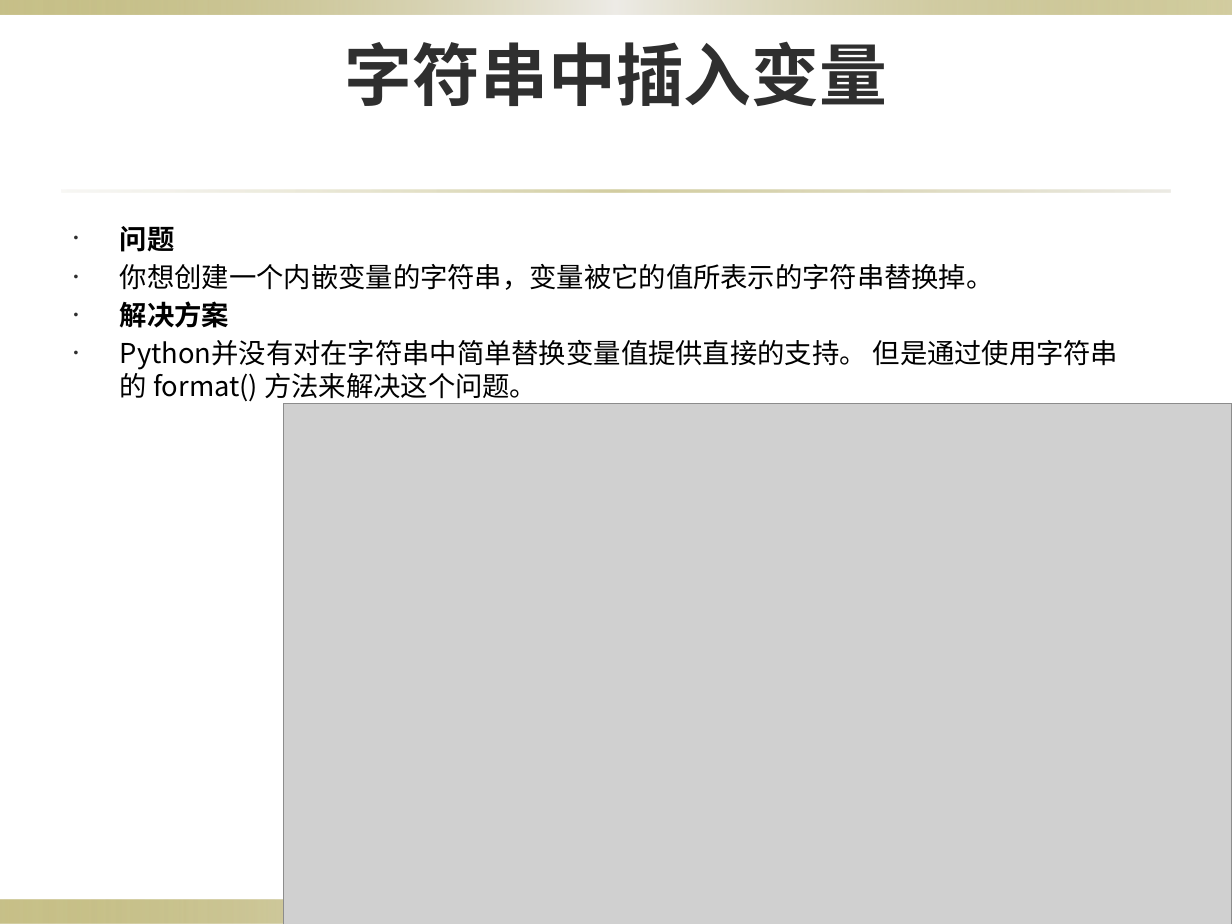
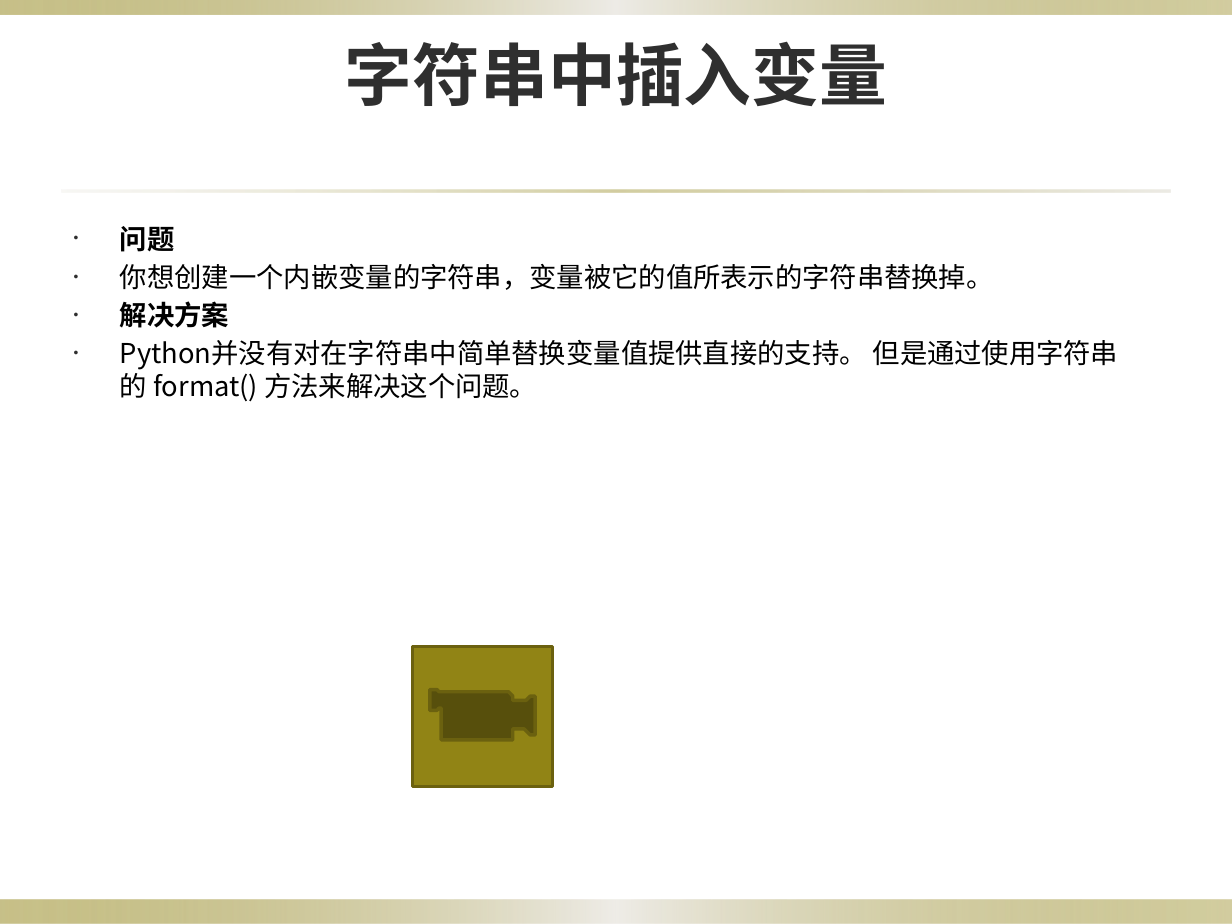
Before and after one commit to Ranplat/python3-cookbook, a slide deck: slide 16 of python3字符串和文本.pptx. Drawn at 1232x924 pixels with LibreOffice and Linux fonts; fonts in the diff are those of the drawing; grey boxes stand for pictures; background and template pictures are left out. Boxes give left, top, right and bottom in pixels: in the first picture for what was removed or moved away, otherwise in the second. Text is boxed around its words. In the diff, an @@ line names an element or a change of style, - is before the commit and + after.

Commit message:
0x00 python3字符串和文本.pptx 更新mp4资源添加

```diff
--- a/python3字符串和文本.pptx
+++ b/python3字符串和文本.pptx
@@ picture removed at bbox=[283, 404, 1232, 924] @@
@@ action button movie added at bbox=[413, 647, 553, 787], fill #918415, outline #6B6210 2 pt @@
@@ action button movie added at bbox=[461, 647, 467, 653], fill #918415, outline #6B6210 2 pt @@
```
Also in this commit, not shown: 18 other slides changed.
